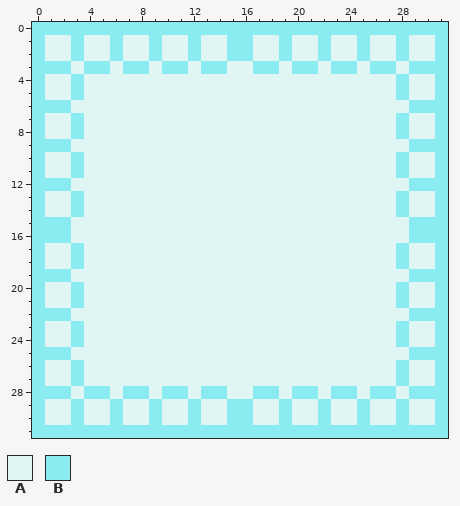
Pixel-art file, stored at Assets/Art/Walls/IceBG.aseprite. This is how it looked before the edit.
32x32 pixels, 1 frame.
Palette (. is transparent): A #dff6f5  B #8aebf1
Pixels before, first column x 0:
 0 BBBBBBBBBBBBBBBBBBBBBBBBBBBBBBBB
 1 BAABAABAABAABAABBAABAABAABAABAAB
 2 BAABAABAABAABAABBAABAABAABAABAAB
 3 BBBABBABBABBABBAABBABBABBABBABBB
 4 BAABAAAAAAAAAAAAAAAAAAAAAAAABAAB
 5 BAABAAAAAAAAAAAAAAAAAAAAAAAABAAB
 6 BBBAAAAAAAAAAAAAAAAAAAAAAAAAABBB
 7 BAABAAAAAAAAAAAAAAAAAAAAAAAABAAB
 8 BAABAAAAAAAAAAAAAAAAAAAAAAAABAAB
 9 BBBAAAAAAAAAAAAAAAAAAAAAAAAAABBB
10 BAABAAAAAAAAAAAAAAAAAAAAAAAABAAB
11 BAABAAAAAAAAAAAAAAAAAAAAAAAABAAB
12 BBBAAAAAAAAAAAAAAAAAAAAAAAAAABBB
13 BAABAAAAAAAAAAAAAAAAAAAAAAAABAAB
14 BAABAAAAAAAAAAAAAAAAAAAAAAAABAAB
15 BBBAAAAAAAAAAAAAAAAAAAAAAAAAABBB
16 BBBAAAAAAAAAAAAAAAAAAAAAAAAAABBB
17 BAABAAAAAAAAAAAAAAAAAAAAAAAABAAB
18 BAABAAAAAAAAAAAAAAAAAAAAAAAABAAB
19 BBBAAAAAAAAAAAAAAAAAAAAAAAAAABBB
20 BAABAAAAAAAAAAAAAAAAAAAAAAAABAAB
21 BAABAAAAAAAAAAAAAAAAAAAAAAAABAAB
22 BBBAAAAAAAAAAAAAAAAAAAAAAAAAABBB
23 BAABAAAAAAAAAAAAAAAAAAAAAAAABAAB
24 BAABAAAAAAAAAAAAAAAAAAAAAAAABAAB
25 BBBAAAAAAAAAAAAAAAAAAAAAAAAAABBB
26 BAABAAAAAAAAAAAAAAAAAAAAAAAABAAB
27 BAABAAAAAAAAAAAAAAAAAAAAAAAABAAB
28 BBBABBABBABBABBAABBABBABBABBABBB
29 BAABAABAABAABAABBAABAABAABAABAAB
30 BAABAABAABAABAABBAABAABAABAABAAB
31 BBBBBBBBBBBBBBBBBBBBBBBBBBBBBBBB
After the commit:
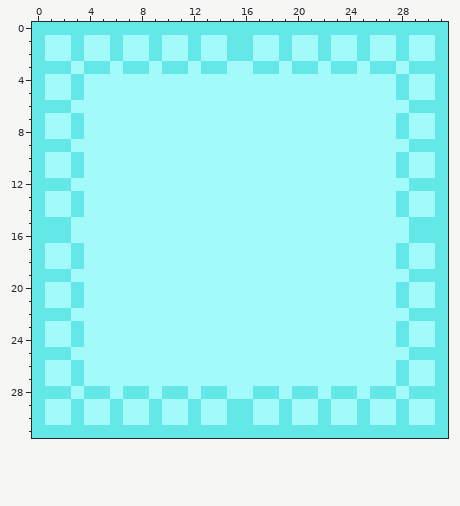
What changed:
colour A: #dff6f5 -> #a2fafa
colour B: #8aebf1 -> #64e7e7
